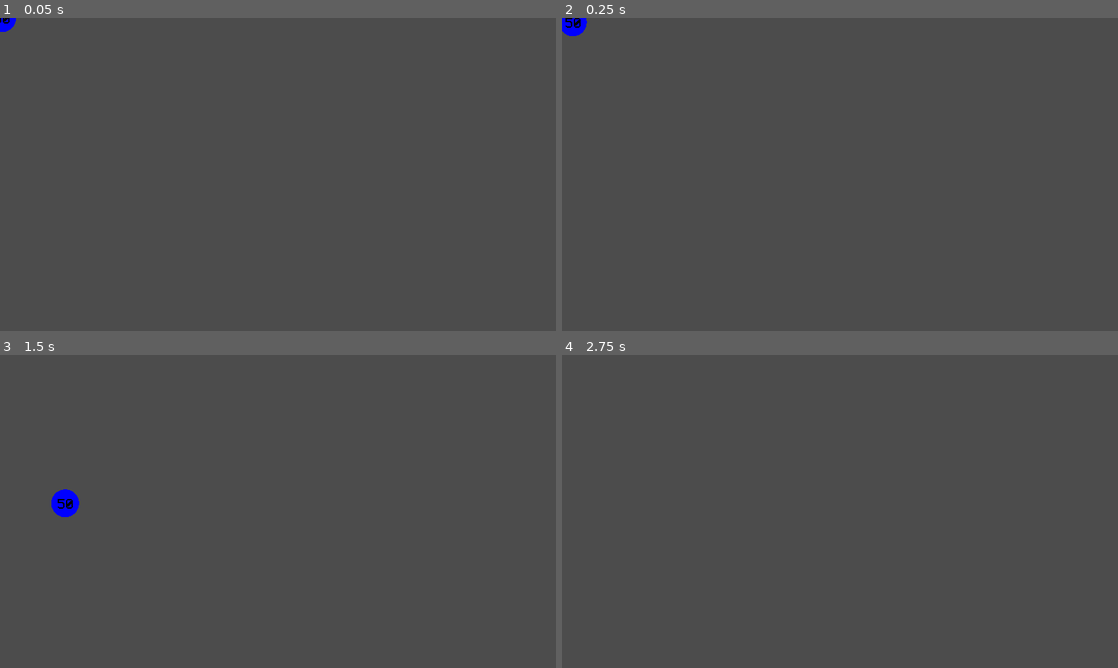
Above: before the commit, frames 1-4 (two rows, left to right).
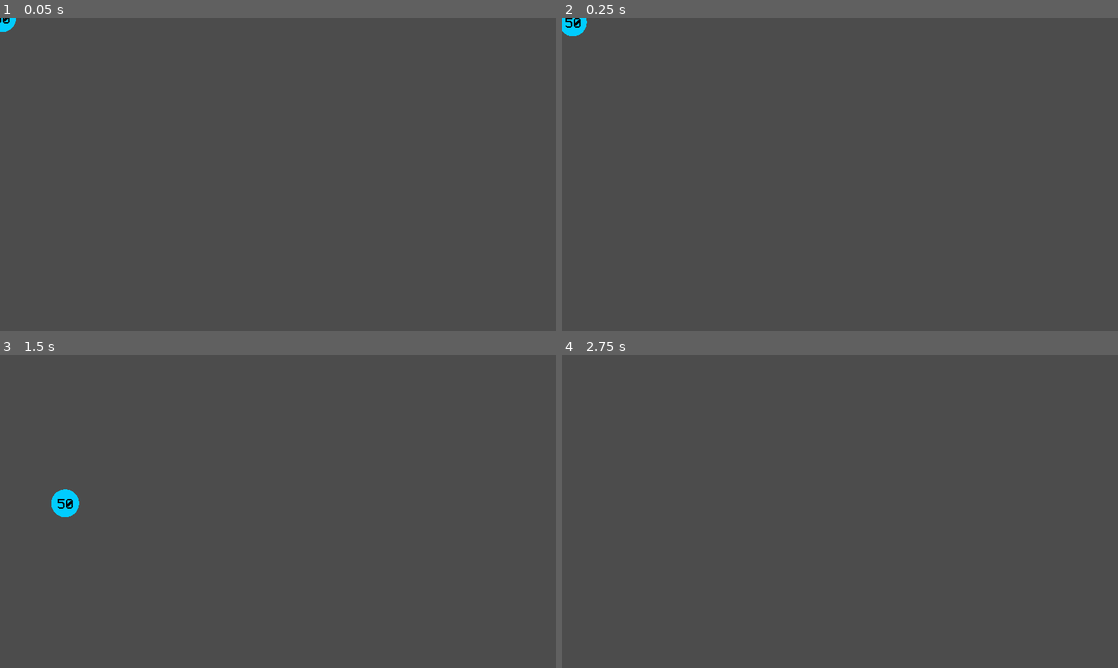
Above: after the commit, the same moments.

Repository: djalexkidd/ping-blast
Game: Godot game, scene res://scenes/Ball_small.tscn
Same seed, same stepped clock (60 frames per second), same inputs: the game is played once before the commit and once after it. This scene is started directly instead of the project's main scene. Sound files missing from this copy of the repository are replaced by a short silence.
Inputs (mouse positions are in pixels of both pictures, inside the frame that each line leads up to):
- Up to frame 1 (0.05 s): no input
- Up to frame 2 (0.25 s): no input
- Up to frame 3 (1.5 s): move the mouse to (250, 574) at 0.52 s; press the mouse at (250, 574) at 0.53 s; move the mouse to (444, 558) at 1.27 s; release the mouse at (444, 558) at 1.28 s; click (444, 558) at 1.35 s
- Up to frame 4 (2.75 s): move the mouse to (673, 464) at 2.02 s; press the mouse at (673, 464) at 2.03 s

The runs differ from the first frame. In frame 1, less than 0.1% of the frame differs, in the area x 0-3%, y 0-5%; in frame 2, 0.2%; in frame 3, 0.3%, in the area x 9-15%, y 42-52%; in frame 4, nothing differs.

Commit message:
Le bleu est plus visible

Diff:
--- a/scripts/Ball.gd
+++ b/scripts/Ball.gd
@@ -8,10 +8,10 @@
 signal spawn_small
 
 #Couleurs aléatoires
-const colors = [Color(1.0, 0.0, 0.0),
-		  Color(0.0, 1.0, 0.0),
-		  Color(0.0, 0.0, 1.0),
-		  Color(1.0, 1.0, 1.0)]
+const colors = [Color(1.0, 0.0, 0.0), #Rouge
+		  Color(0.0, 1.0, 0.0), #Vert
+		  Color(0.0, 0.8, 1.0), #Bleu
+		  Color(1.0, 1.0, 1.0)] #Blanc
 
 func _ready():
 	randomize() #Initialise le générateur de nombre aléatoire
